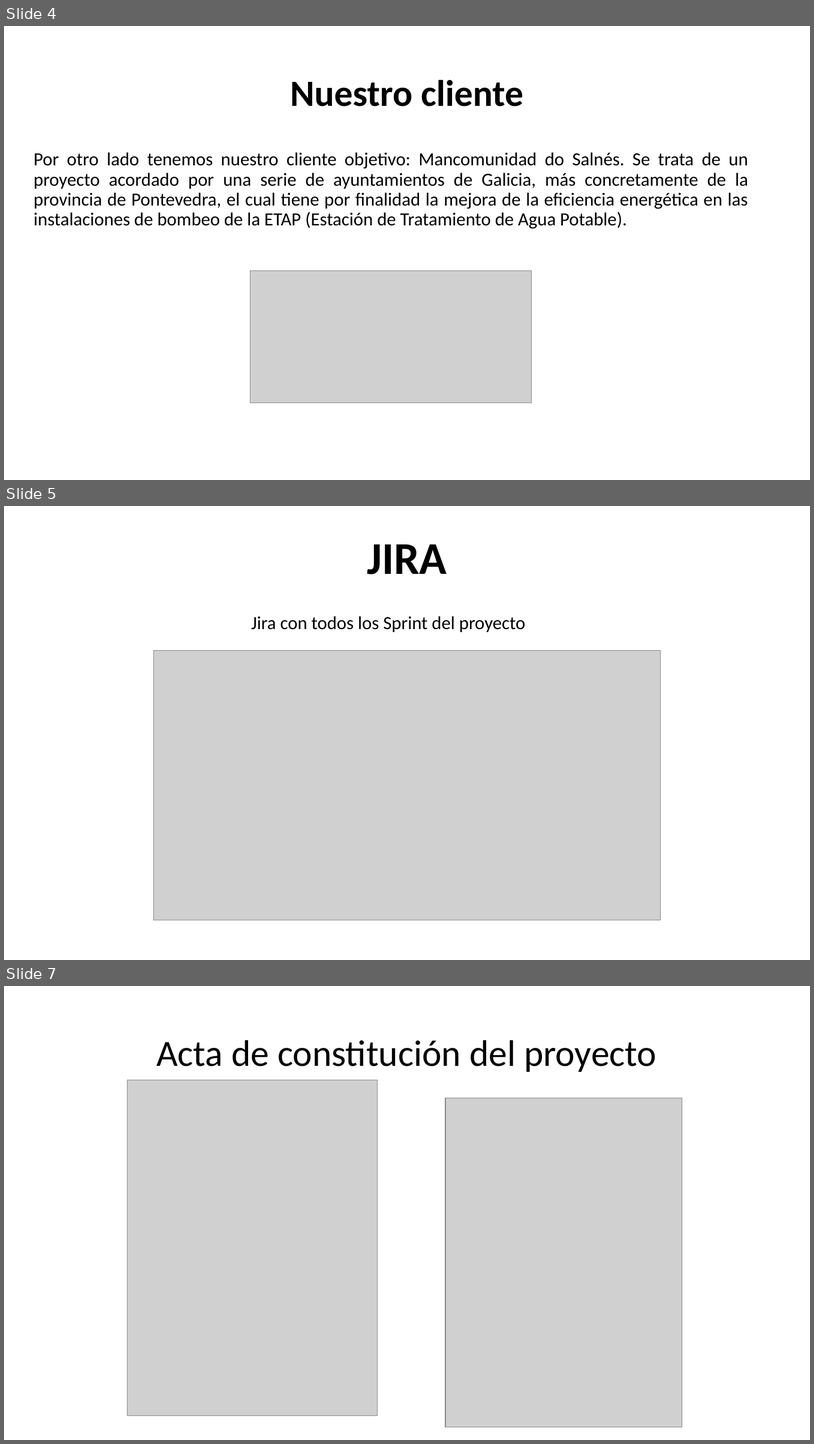
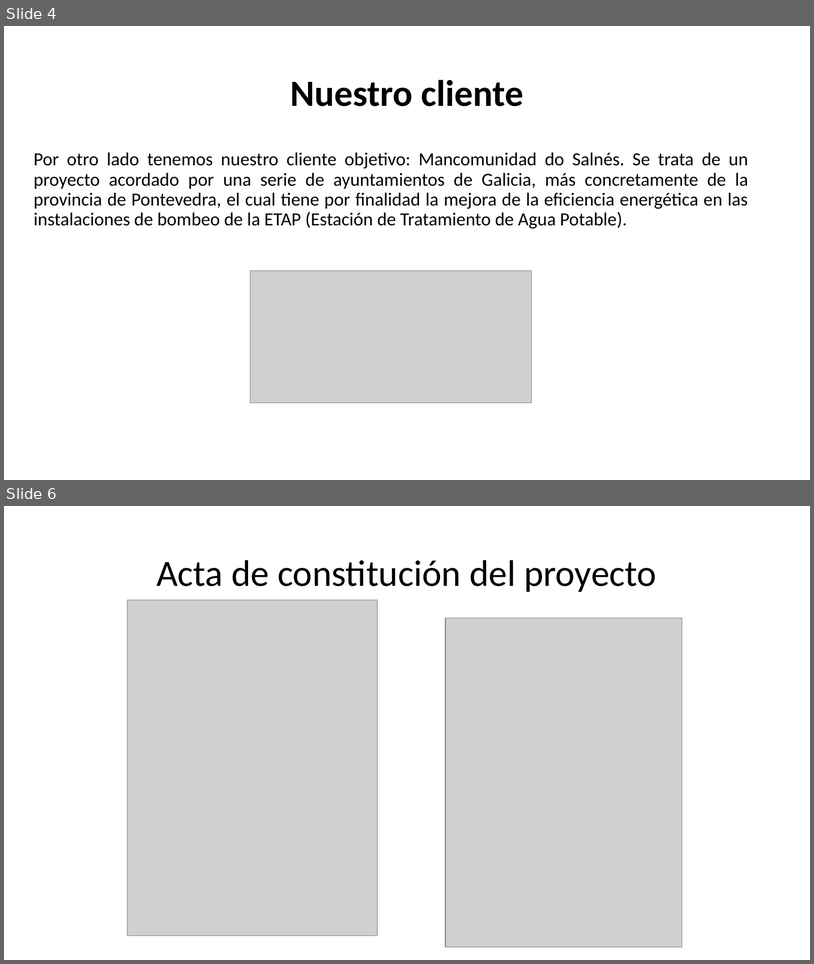
Before and after one commit to AlbertoGCID/XPED, a slide deck: CSMAG.pptx. Shown one above the other, each under a label of ours: slides 4, 5 and 7 before the commit, slides 4 and 6 after it; the slides between them are not shown. The pictures are 814x1444 and 814x964 pixels, drawn with LibreOffice and Linux fonts; fonts in the diff are those of the drawing; grey boxes stand for pictures. Boxes give left, top, right and bottom in pixels: in the first picture for what was removed or moved away, otherwise in the second. Text is boxed around its words. In the diff, an @@ line names an element or a change of style, - is before the commit and + after.

```diff
--- a/CSMAG.pptx
+++ b/CSMAG.pptx
@@ slide 5 removed at <box>4,506,810,960</box>, background #FFFFFF @@
@@ title removed at <box>367,544,447,574</box> @@
-JIRA
@@ text removed at <box>251,616,525,632</box> @@
-Jira con todos los Sprint del proyecto
@@ picture removed at <box>154,651,661,920</box> @@
@@ what was slide 7 is now slide 6 @@
```
Also in this commit, not shown: 1 slide changed.
